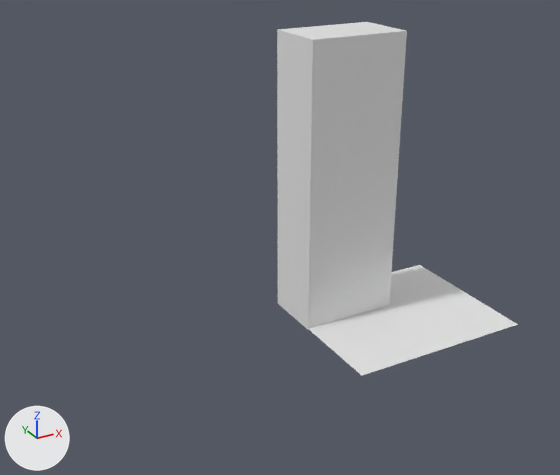
The Blender file map/city_skyline/city_skyline.blend: old version first, new version second.
Rendered twice from a 50 mm lens placed at (-220.0, -405.0, 250.0), pointed at (-4.0, -11.0, 53.0). The lights are fixed; the arrows at lower left show +X, +Y and +Z.

Objects in the first picture: 'Building_1', 'REF_LotSize'.
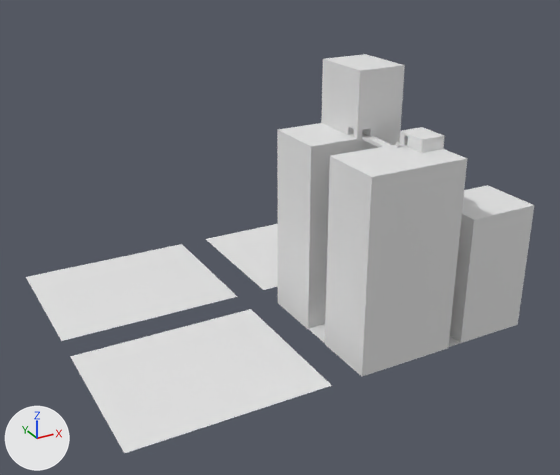
Changed parts and their boxes (x1, y1, x2, y2) in the pictures (560 x 475 px):
'Building_1', reshaped, rescaled (11% shorter)
    before: (277, 22, 407, 330)
    after: (277, 54, 405, 329)
'Building_Spiral', added
    after: (325, 127, 467, 376)
'REF_LotSize.002', added
    after: (70, 309, 332, 453)
'REF_LotSize.003', added
    after: (26, 244, 238, 341)
'Building_Short', added
    after: (450, 185, 534, 343)
'REF_LotSize.001', added
    after: (206, 224, 278, 290)
'Building_Bridge_Bridge', added
    after: (362, 135, 391, 147)
'REF_LotSize', unchanged, covered by the edit
    before: (282, 265, 518, 375)
    after: (282, 306, 494, 375)

What the commit changed:
me_cube_001 is used by ob_building_1; location (32.0, -20.0, 1.6); scale (1.0, 1.0, 2.5).
me_cube_001 had 8 vertices, 6 faces and spanned x -31.5..31.5, y -20.0..20.0, z -1.0..71.1.
me_cube_001 now has 102 vertices, 96 faces, 1 loose edge and spans x -31.5..31.5, y -20.0..20.0, z -2.2..157.8.
me_cube_001 part 1: the whole mesh is rebuilt.
Mesh me_cube_006 is new.
It has 240 vertices, 252 faces, 6 loose edges and spans x -2.7..2.7, y -18.6..1.0, z 0.0..2.0.
Mesh me_cube_003 is new.
It has 55 vertices, 52 faces and spans x -23.4..23.4, y -20.0..20.0, z -1.5..80.0.
Mesh me_cube_002 is new.
It has 116 vertices, 114 faces and spans x -31.5..31.5, y -20.0..20.0, z -2.2..125.5.
Object 'Building_1' (ob_building_1) is rescaled from (1.0, 1.0, 2.5) to (1.0, 1.0, 1.0).
Object 'REF_LotSize.003' (ob_ref_lotsize_003) is new; it shows a copy of the mesh of ob_ref_lotsize.
Its location is (-79.6, 70.1, 0.0).
Its scale is (60.0, 50.0, 1.0).
Object 'REF_LotSize.002' (ob_ref_lotsize_002) is new; it shows a copy of the mesh of ob_ref_lotsize.
Its location is (-79.6, -49.9, 0.0).
Its scale is (60.0, 50.0, 1.0).
Object 'REF_LotSize.001' (ob_ref_lotsize_001) is new; it shows a copy of the mesh of ob_ref_lotsize.
Its location is (60.4, 70.1, 0.0).
Its scale is (60.0, 50.0, 1.0).
Object 'Building_Bridge_Bridge' (ob_building_bridge_bridge) is new; it shows me_cube_006.
Its location is (38.7, -41.0, 118.3).
Its scale is (1.12, 1.02, 1.0).
Object 'Building_Short' (ob_building_short) is new; it shows me_cube_003.
Its location is (96.6, -80.0, 1.6).
Object 'Building_Spiral' (ob_building_spiral) is new; it shows me_cube_002.
Its location is (32.0, -80.0, 1.6).
